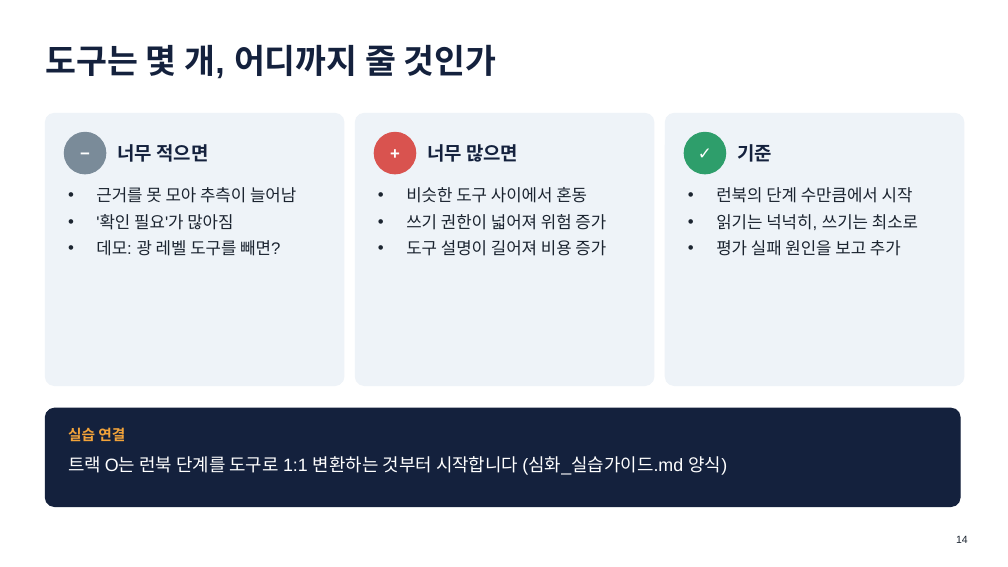
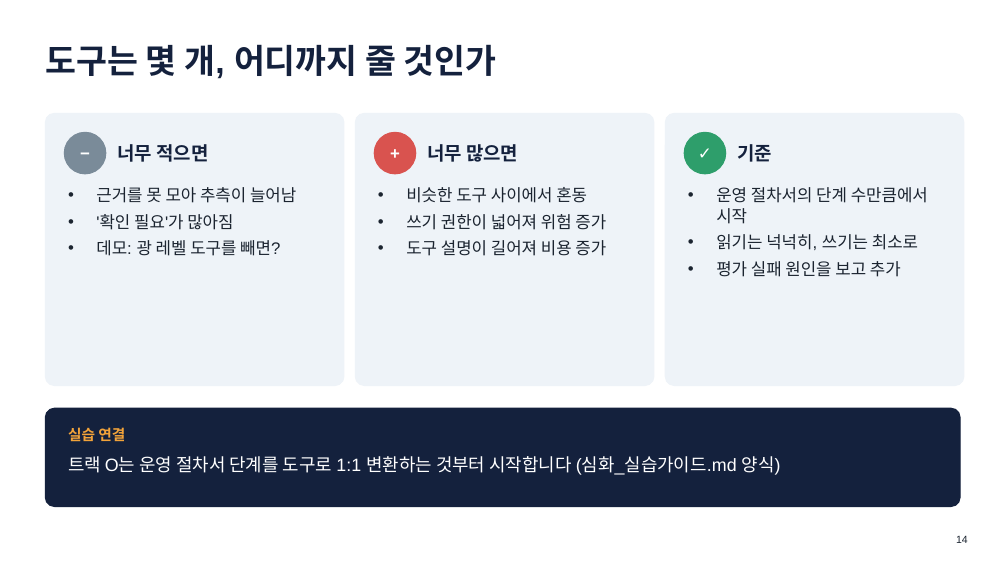
Before and after one commit to khaniyapark-ops/AI-Study, a slide deck: slide 14 of advanced/심화교육_Agentic.pptx. Drawn at 1008x567 pixels with LibreOffice and Linux fonts; fonts in the diff are those of the drawing. Boxes give left, top, right and bottom in pixels: in the first picture for what was removed or moved away, otherwise in the second. Text is boxed around its words. In the diff, an @@ line names an element or a change of style, - is before the commit and + after.

```diff
--- a/advanced/심화교육_Agentic.pptx
+++ b/advanced/심화교육_Agentic.pptx
@@ text at (716, 187, 928, 224): text changed @@
-• 런북의 단계 수만큼에서 시작
+• 운영 절차서의 단계 수만큼에서 시작
@@ text at (68, 456, 781, 475): text changed @@
-트랙 O는 런북 단계를 도구로 1:1 변환하는 것부터 시작합니다 (심화_실습가이드.md 양식)
+트랙 O는 운영 절차서 단계를 도구로 1:1 변환하는 것부터 시작합니다 (심화_실습가이드.md 양식)
```
Also in this commit, not shown: 16 other slides changed, 33 other files.
